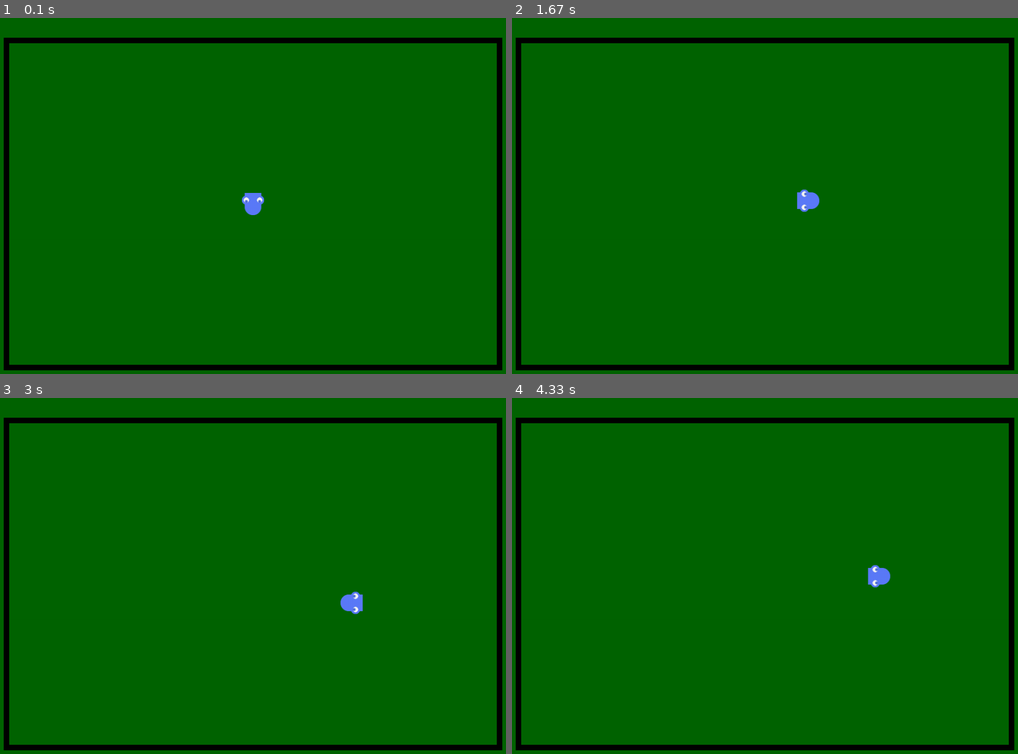
Above: before the commit, frames 1-4 (two rows, left to right).
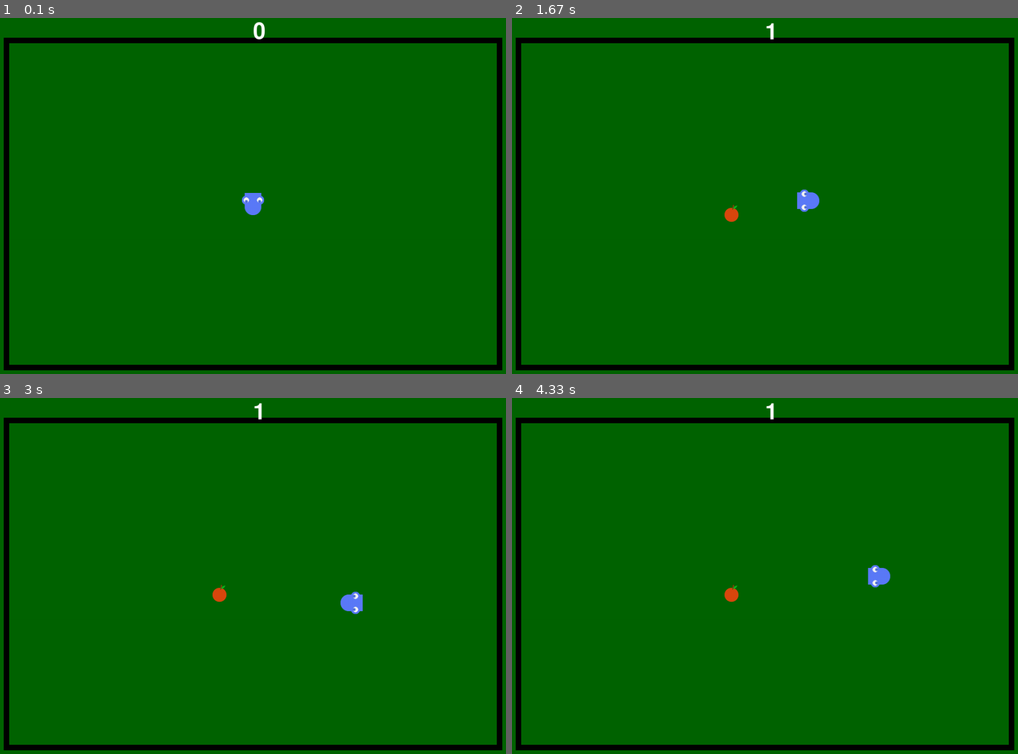
Above: after the commit, the same moments.

Repository: mavin321/snake-xenzia-pygame
Game: pygame game, started from snake.py
Two runs of this game, one before a commit and one after it. Both use one fixed random seed, a clock stepped at 60 frames per second and the inputs below.
Inputs (mouse positions are in pixels of both pictures, inside the frame that each line leads up to):
- Up to frame 1 (0.1 s): no input
- Up to frame 2 (1.67 s): press the mouse at (744, 220) at 0.37 s; move the mouse to (840, 206) at 0.47 s; release the mouse at (942, 192) at 0.6 s; hold D 0.67-1.13 s; hold W 1.17-1.47 s; hold D from 1.5 s (still down)
- Up to frame 3 (3 s): release D at 1.97 s; hold S 2.57-2.87 s; hold A from 2.9 s (still down)
- Up to frame 4 (4.33 s): release A at 3.3 s; hold W 3.33-3.7 s; hold D from 3.73 s (still down)

The runs differ from the first frame. In frame 1, less than 0.1% of the frame differs, in the area x 50-53%, y 1-7%; in frame 2, 0.1%, in the area x 41-52%, y 1-58%; in frame 3, 0.1%; in frame 4, 0.1%.

Commit message:
version 2

Diff:
--- a/snake.py
+++ b/snake.py
@@ -1,6 +1,7 @@
 import pygame
 from pygame.locals import *
 import time
+import random
 
 pygame.init()#initializing the game
 pygame.mixer.init() #initialize background music
@@ -34,8 +35,16 @@
 
 #reset game
 def reset_game():
+    apple_group.empty()
     my_snake.rect.x=screen_width//2
     my_snake.rect.y=screen_height//2
+    score=0
+    return score
+
+#show score
+def draw_text(text,font,text_col,x ,y):
+    img=font.render(text, True, text_col)
+    screen.blit(img,(x,y))
 
 
 #create a class for the snake object
@@ -95,11 +104,21 @@
         screen.blit(self.image, (self.rect.x, self.rect.y))
         return action
 
+class Apple(pygame.sprite.Sprite):
+    def __init__(self, x, y):
+        pygame.sprite.Sprite.__init__(self)
+        self.image=pygame.image.load("assets/apple.png")
+        self.rect=self.image.get_rect()
+        self.rect.left=x
+        self.rect.top=y
+
+
 
 
 
 #creating groups
 snake_group=pygame.sprite.Group()
+apple_group=pygame.sprite.Group()
 #create an instance of the object
 my_snake=Snake(screen_width//2,screen_height//2)
 #adding to group
@@ -119,6 +138,7 @@
     #placing the snake on the screen
     snake_group.draw(screen)
     snake_group.update()
+    apple_group.draw(screen)
 
     #CHECKING IF THE SNAKE IS WITHIN BOUNDS
     if my_snake.rect.top==60 or my_snake.rect.top==600 or my_snake.rect.left==60 or my_snake.rect.left==900:
@@ -129,6 +149,27 @@
 
     pygame.draw.rect(screen, Black, (50,50,900,600), 10)
 
+    #display score
+    draw_text(str(score),font, white, int(screen_width/2),20)
+
+
+    #generating apples
+    if game_over==False and slither==True:
+        if score==0 and len(apple_group)==0:
+            apple_x=random.randint(65,890)
+            apple_y=random.randint(65,590)
+            apple_time=Apple(apple_x,apple_y)
+            apple_group.add(apple_time)
+        elif pygame.sprite.groupcollide(apple_group, snake_group,True,False):
+            score+=1
+            apple_x=random.randint(65,890)
+            apple_y=random.randint(65,590)
+            apple_time=Apple(apple_x,apple_y)
+            apple_group.add(apple_time)
+
+
+
+
     #checking for game over for reset
     if game_over==True:
         if button.draw()==True:
@@ -137,7 +178,7 @@
             my_snake.vel=2
             my_snake.image=pygame.image.load('assets/head_down.png')
             my_snake.direction='down'
-            reset_game()
+            score=reset_game()
 
 
     for event in pygame.event.get():
